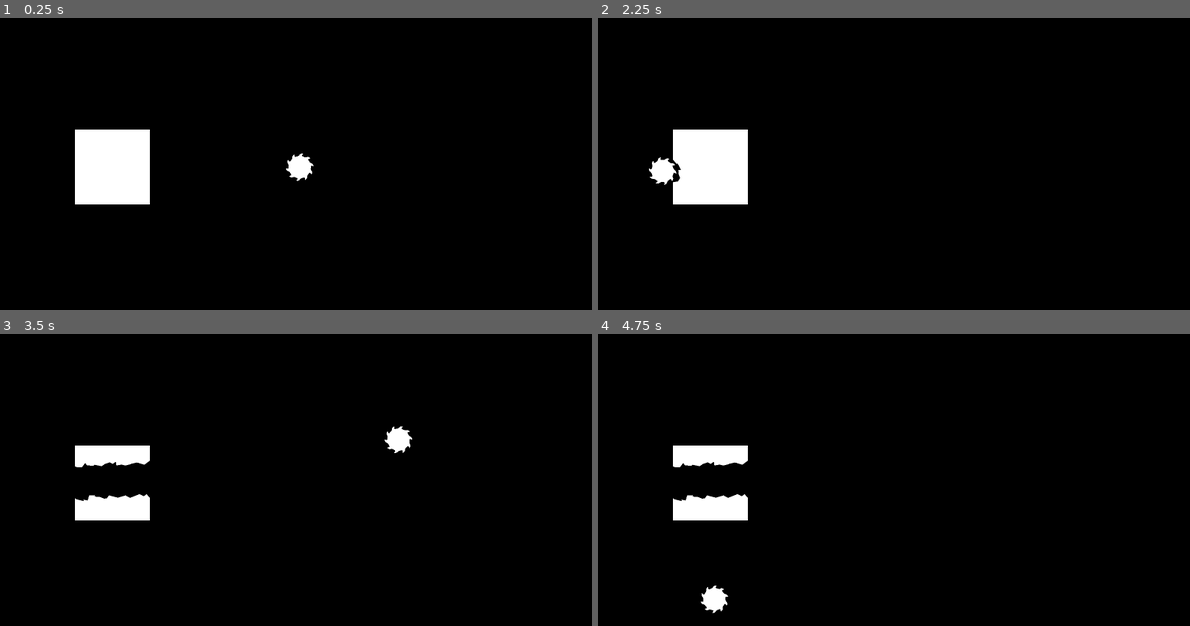
Above: before the commit, frames 1-4 (two rows, left to right).
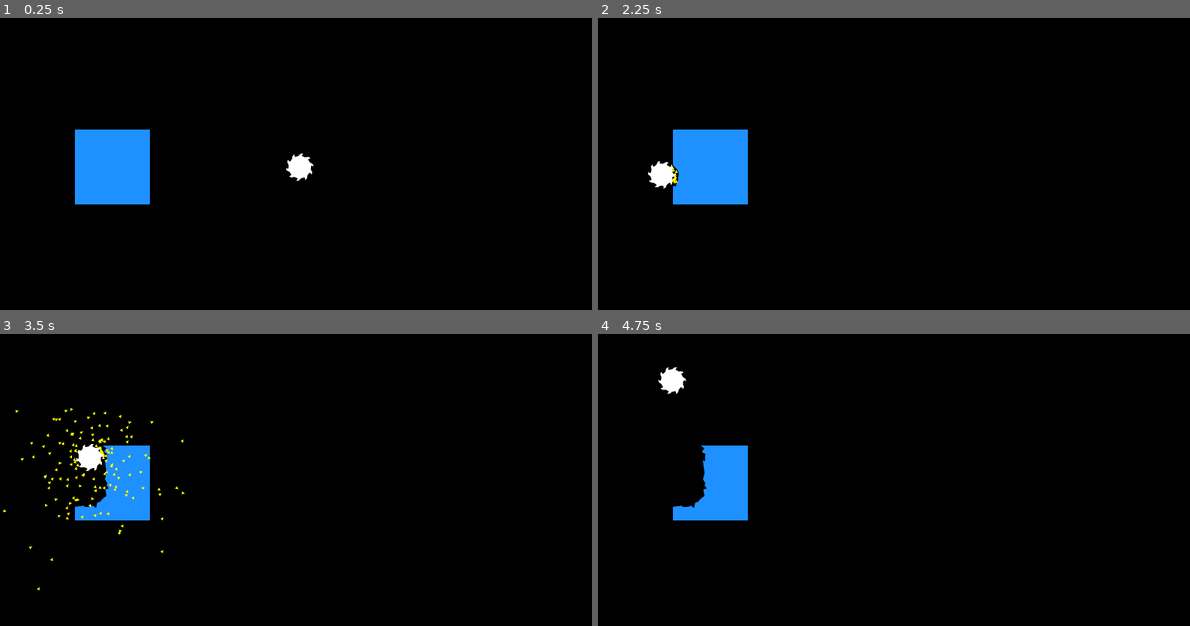
Above: after the commit, the same moments.

Repository: kelliedlynch/SpinGame
Game: Godot game, scene res://Playground/ArenaPlayground.tscn
Two runs of this game, one before a commit and one after it. Both use one fixed random seed, a clock stepped at 60 frames per second and the inputs below.
Inputs:
- Up to frame 1 (0.25 s): no input
- Up to frame 2 (2.25 s): tap Enter at 0.5 s; hold Right (ui_right) 0.53-1.28 s; hold Down (ui_down) 1.28-2.03 s; hold Right (ui_right) from 2.03 s (still down)
- Up to frame 3 (3.5 s): release Right (ui_right) at 2.78 s; hold Up (ui_up) from 2.78 s (still down)
- Up to frame 4 (4.75 s): release Up (ui_up) at 3.53 s; hold Left (ui_left) from 3.53 s (still down)

The runs differ from the first frame. In frame 1, 3.2% of the frame differs, in the area x 12-26%, y 38-64%; in frame 2, 3.4%, in the area x 8-26%, y 38-64%; in frame 3, 3.1%; in frame 4, 3.2%.

Commit message:
Added debris fragments and destructible object decaying

Diff:
--- /dev/null
+++ b/Component/Destructible/DebrisFragment.gd
@@ -0,0 +1,13 @@
+extends Polygon2D
+class_name DebrisFragment
+
+var timeout = randf_range(.6, .9)
+var velocity = Vector2(300, 300) * Vector2(randf_range(-1, 1), randf_range(-1, 1)) + Vector2(randf_range(-100, 100), randf_range(-100, 100))
+var rotate_speed = randf_range(.5, 3)
+
+func _process(delta: float) -> void:
+	if timeout <= 0:
+		queue_free()
+	position += velocity * delta
+	rotation += rotate_speed * delta
+	timeout -= delta
--- a/Component/DestructibleArea.gd
+++ b/Component/Destructible/DestructibleArea.gd
@@ -3,5 +3,5 @@
 
 func _ready() -> void:
 	monitoring = true
-	linear_damp = 10
+	linear_damp = 100
 	linear_damp_space_override = SPACE_OVERRIDE_COMBINE
--- a/Component/VisibleArea.gd
+++ b/Component/VisibleArea.gd
@@ -1,38 +1,7 @@
 extends Node2D
 class_name VisibleArea
-
-var _queued_render_change: bool = false
-
-var _polygons: Array[PackedVector2Array] = [PolygonMath.DEFAULT_POLYGON]
-var polygons: Array[PackedVector2Array]:
-	get:
-		return _polygons
-	set(value):
-		_polygons = value
-		_queued_render_change = true
 
 static func create_new(poly: Array[PackedVector2Array]) -> VisibleArea:
 	var n = VisibleArea.new()
 	n.polygons = poly
 	return n
-
-func _ready() -> void:
-	_update_render_objects()
-
-func _on_scale_changed(s: Vector2):
-	scale = s
-
-func _update_render_objects():
-	for child in get_children():
-		if child is Polygon2D:
-			call_deferred("remove_child", child)
-	for polygon in polygons:
-		var p = Polygon2D.new()
-		p.polygon = polygon
-		#p.scale = scale
-		add_child(p)
-
-func _process(_delta: float) -> void:
-	if _queued_render_change == true:
-		call_deferred("_update_render_objects")
-		_queued_render_change = false
--- a/Entity/DestructibleEntity.gd
+++ b/Entity/DestructibleEntity.gd
@@ -15,26 +15,32 @@
 # TODO: these should probably not be an absolute size; should probably calculate based on rendered size
 #		because polygons can be any size and are scaled when rendered
 var material_chunk_size = Vector2(20, 20)
-var chunk_destroy_size_threshold = 4
+# chunks smaller than this will just vanish
+var chunk_pruning_size_threshold = 16
+# chunks smaller than this will break off and decay
+var chunk_decay_size_threshold = 42
 
 # this is the maximum number of chunks that can break off when a destructor hits
 var material_chunk_quantity = 20
 
 var active_destructors = {}
 
-
+signal fragments_created
 signal was_destroyed
+
+func _init():
+	color = Color.DODGER_BLUE
 
 static func create_new(poly: Array[PackedVector2Array] = [PolygonMath.DEFAULT_POLYGON], positions: PackedVector2Array = [Vector2.ZERO]) -> DestructibleEntity:
 	var new = preload("res://Entity/DestructibleEntity.tscn").instantiate()
 	var p = poly.size()
+	new.color = Color.DODGER_BLUE
 	new.update_all_polygons(poly)
 	return new
 
 
 func _ready() -> void:
 	super._ready()
-
 	#hitbox.position = destructible_area.position
 
 	destructible_area.area_entered.connect(_on_destruction_area_entered)
@@ -42,6 +48,7 @@
 	#destructible_area.area_entered.connect(hitbox._on_destructor_entered_area)
 	#destructible_area.area_exited.connect(hitbox._on_destructor_exited_area)
 	was_destroyed.connect(_on_was_destroyed)
+	fragments_created.connect(_on_fragments_created)
 	#destructible_area.queue_free()
 
 func _on_was_destroyed():
@@ -53,13 +60,6 @@
 		if !(poly is CollisionPolygon2D): continue
 		var new_poly: PackedVector2Array = []
 		for pt in poly.polygon:
-			var a = destructor.to_global(pt)
-			var b = poly.to_global(pt)
-			var c = self.to_global(pt)
-			var d = destructible_area.to_local(c)
-			var e = self.to_local(c)
-			var f = visible_area.to_local(c)
-
 			new_poly.append(destructible_area.to_local((poly.to_global(pt))))
 		translated_destructor_polys.append(new_poly)
 
@@ -74,8 +74,6 @@
 			var overlap_vertices: PackedVector2Array = []
 			for i in overlap.size():
 				overlap_vertices.append_array(overlap[i])
-				#for j in overlap[i].size():
-					#overlap_vertices.append(overlap[i][j])
 			var fragment_quantity = min(overlap_vertices.size(), material_chunk_quantity)
 			var clipped_original: Array[PackedVector2Array] = []
 			clipped_original.append(existing_poly)
@@ -89,35 +87,87 @@
 				clipped_original = remaining_chunks_of_original_after_clipping
 				if clipped_original.size() == 0:
 					pass
+				emit_signal("fragments_created", 1, destructible_area.to_global(overlap_vertices[i]))
 			polys_after_destruction.append_array(_simplify_and_prune(clipped_original))
 			if polys_after_destruction.size() == 0:
 				pass
 
+
 	var final_polys = polys_after_destruction.size()
 
 	if final_polys == 0:
 		emit_signal("was_destroyed")
 		return
 
+	var polys_after_decay: Array[PackedVector2Array] = []
 	for i in final_polys:
-		#update_polygons(destructible_area, polys_after_destruction)
-		call_deferred("update_polygons", destructible_area, polys_after_destruction)
-		call_deferred("update_polygons", visible_area, polys_after_destruction)
-		call_deferred("update_polygons", hitbox, polys_after_destruction)
-		#hitbox.polygons = polys_after_destruction
-		#update_polygons(visible_area, polys_after_destruction)
+		if _is_decayable(polys_after_destruction[i]) == true:
+			var local_poly = []
+			for vertex in polys_after_destruction[i]:
+				local_poly.append(get_parent().to_local(destructible_area.to_global(vertex)))
+
+			var frag = DebrisFragment.new()
+			frag.velocity = Vector2(randi_range(40, 60) * cos(randf_range(0, 6.2)), randi_range(40, 60) * sin(randf_range(0, 6.2)))
+			frag.rotate_speed = 0
+			frag.timeout *= 2
+			frag.color = Color.STEEL_BLUE
+			frag.polygon = local_poly
+			add_sibling(frag)
+
+
+
+
+			continue
+
+
+		polys_after_decay.append(polys_after_destruction[i])
+
+
+	if polys_after_decay.size() == 0:
+		emit_signal("was_destroyed")
+		return
+
+
+
+	#update_polygons(destructible_area, polys_after_destruction)
+	update_polygons(destructible_area, polys_after_decay)
+	update_polygons(visible_area, polys_after_decay)
+	update_polygons(hitbox, polys_after_decay)
+	#call_deferred("update_polygons", destructible_area, polys_after_decay)
+	#call_deferred("update_polygons", visible_area, polys_after_decay)
+	#call_deferred("update_polygons", hitbox, polys_after_decay)
+	#hitbox.polygons = polys_after_destruction
+	#update_polygons(visible_area, polys_after_destruction)
 
 func _simplify_and_prune(poly: Array) -> Array:
 	var simplified_and_pruned = []
 	for shape in poly:
 		var simplified_chunk = PolygonMath.simplify3(shape)
 		var simplified_size = PolygonMath.size_of_polygon(simplified_chunk)
-		if simplified_size.x < chunk_destroy_size_threshold or simplified_size.y < chunk_destroy_size_threshold:
+		if _is_prunable(simplified_chunk) == true:
 			continue
 		simplified_and_pruned.append(simplified_chunk)
 	if simplified_and_pruned.size() == 0:
 		pass
 	return simplified_and_pruned
+
+func _is_decayable(poly: PackedVector2Array) -> bool:
+	var size = PolygonMath.size_of_polygon(poly)
+	if size.x < chunk_decay_size_threshold and size.y < chunk_decay_size_threshold:
+		return true
+	if size.x < chunk_decay_size_threshold * 1.5 or size.y < chunk_decay_size_threshold * 1.5:
+		var area = PolygonMath.area_of_polygon(poly)
+		return area < pow(chunk_decay_size_threshold, 2)
+	return false
+
+func _is_prunable(poly: PackedVector2Array) -> bool:
+	var size = PolygonMath.size_of_polygon(poly)
+	if size.x < chunk_pruning_size_threshold and size.y < chunk_pruning_size_threshold:
+		return true
+	if size.x < chunk_pruning_size_threshold * 1.5 or size.y < chunk_pruning_size_threshold * 1.5:
+		var area = PolygonMath.area_of_polygon(poly)
+		return area < pow(chunk_pruning_size_threshold, 2)
+	return false
 
 func _clip_and_get_chunks(poly: Array[PackedVector2Array], clipper: PackedVector2Array) -> Array[PackedVector2Array]:
 	var chunks_after_clipping: Array[PackedVector2Array] = []
@@ -132,8 +182,7 @@
 			if Geometry2D.is_polygon_clockwise(chunk_after_clip[j]) == true:
 				continue
 			# if this fragment is below the size threshold, disregard (no tiny specks remaining)
-			var fragment_size = PolygonMath.size_of_polygon(chunk_after_clip[j])
-			if fragment_size.x < chunk_destroy_size_threshold or fragment_size.y < chunk_destroy_size_threshold:
+			if _is_prunable(chunk_after_clip[j]) == true:
 				continue
 			chunks_after_clipping.append(chunk_after_clip[j])
 	if chunks_after_clipping.size() == 0:
@@ -148,6 +197,13 @@
 	var triangle = PackedVector2Array([Vector2(0, -size.y / 2.0), Vector2(size.x / 2.0, size.y / 2.0), Vector2(-size.x / 2.0, size.y / 2.0)])
 	return triangle
 
+func _on_fragments_created(n: int, pos: Vector2):
+	for i in n:
+		var frag = DebrisFragment.new()
+		frag.polygon = _get_fragment(Vector2(8, 8))
+		frag.color = Color.YELLOW
+		frag.position = pos
+		add_sibling(frag)
 
 func _on_destruction_area_entered(node):
 	if !(node is Destructor): return
--- a/Entity/DestructibleEntity.tscn
+++ b/Entity/DestructibleEntity.tscn
@@ -2,7 +2,7 @@
 
 [ext_resource type="Script" path="res://Entity/DestructibleEntity.gd" id="2_de7c5"]
 [ext_resource type="Script" path="res://Component/VisibleArea.gd" id="2_f0jng"]
-[ext_resource type="Script" path="res://Component/DestructibleArea.gd" id="3_2lp58"]
+[ext_resource type="Script" path="res://Component/Destructible/DestructibleArea.gd" id="3_2lp58"]
 [ext_resource type="Script" path="res://Component/AnimatableHitbox.gd" id="4_gj014"]
 
 [node name="DestructibleEntity" type="Node2D"]
--- a/Entity/SGEntityBase.gd
+++ b/Entity/SGEntityBase.gd
@@ -4,6 +4,7 @@
 # Base class for all game entities.
 
 var entity_scale: Vector2 = Vector2.ONE
+var color: Color = Color.WHITE
 
 func _ready() -> void:
 	if get_tree().get_root().get_children().has(self):
@@ -32,6 +33,8 @@
 	for poly in polygons:
 		var n = ClassDB.instantiate(child_type)
 		n.polygon = poly
+		if child_type == "Polygon2D":
+			n.color = color
 		component.add_child(n)
 	_update_scale(self, entity_scale)
 
--- a/Player/Player.tscn
+++ b/Player/Player.tscn
@@ -3,7 +3,7 @@
 [ext_resource type="Script" path="res://Player/Player.gd" id="1_y3n6f"]
 [ext_resource type="Script" path="res://Player/PlayerHitbox.gd" id="2_tc5g5"]
 [ext_resource type="Script" path="res://Component/VisibleArea.gd" id="3_y8ug1"]
-[ext_resource type="Script" path="res://Component/Destructor.gd" id="4_peewv"]
+[ext_resource type="Script" path="res://Component/Destructor/Destructor.gd" id="4_peewv"]
 
 [node name="Player" type="Node2D"]
 script = ExtResource("1_y3n6f")
--- a/Utility/PolygonMath.gd
+++ b/Utility/PolygonMath.gd
@@ -189,3 +189,11 @@
 		if child is CollisionPolygon2D or child is Polygon2D:
 			polys.append(child.polygon)
 	return polys
+
+static func area_of_polygon(poly: PackedVector2Array) -> float:
+	var a = 0
+	var b = 0
+	for i in poly.size() - 1:
+		a += poly[i].x * poly[i+1].y
+		b += poly[i].y * poly[i+1].x
+	return (a - b) / 2
Renamed: Component/Destructor.gd -> Component/Destructor/Destructor.gd
